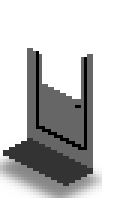
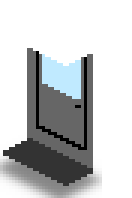
Comparing the layer stacks of the two 132px x 198px images. Changes:
added layer "Glass copy" above "Shadow copy" over [42, 54, 81, 99]
